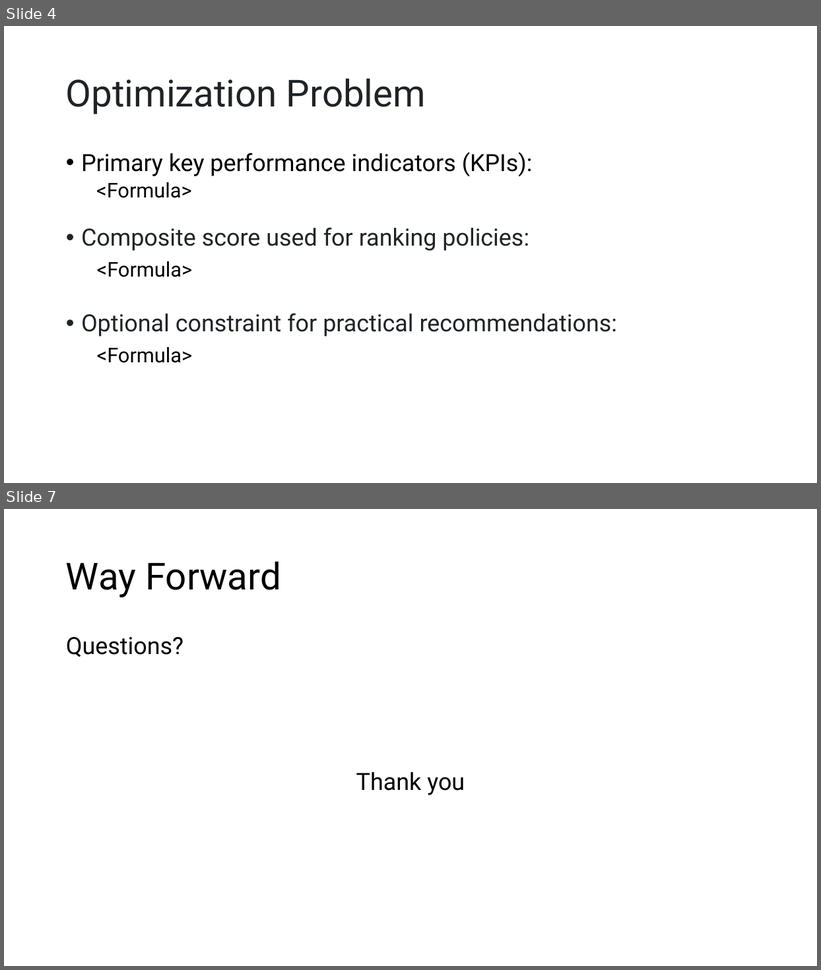
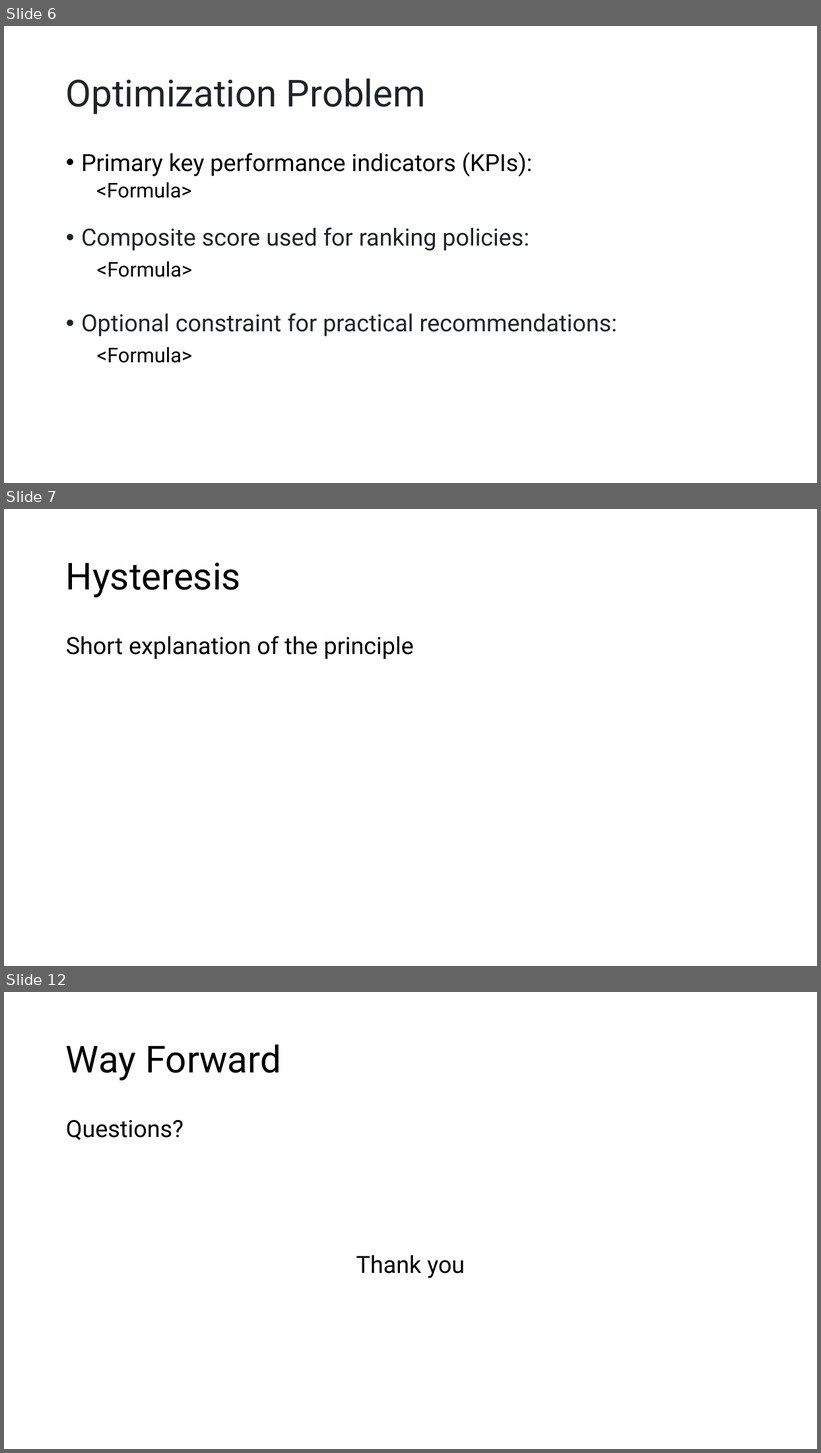
Before and after one commit to 404Simon/TheGreenEpoch, a slide deck: presentation/DraftSAMv1.pptx. Shown one above the other, each under a label of ours: slides 4 and 7 before the commit, slides 6, 7 and 12 after it; the slides between them are not shown. The pictures are 821x970 and 821x1453 pixels, drawn with LibreOffice and Linux fonts; fonts in the diff are those of the drawing. Boxes give left, top, right and bottom in pixels: in the first picture for what was removed or moved away, otherwise in the second. Text is boxed around its words. In the diff, an @@ line names an element or a change of style, - is before the commit and + after.

```diff
--- a/presentation/DraftSAMv1.pptx
+++ b/presentation/DraftSAMv1.pptx
@@ slide 7 added at (4, 509, 817, 966), background #FFFFFF @@
@@ title added at (66, 562, 241, 597), 44 pt, text #000000 @@
+Hysteresis
@@ text added at (66, 636, 414, 659), 28 pt, text #000000 @@
+Short explanation of the principle
@@ what was slide 4 is now slide 6 @@
@@ what was slide 7 is now slide 12 @@
```
Also in this commit, not shown: 3 slides changed, 4 other slides added.
